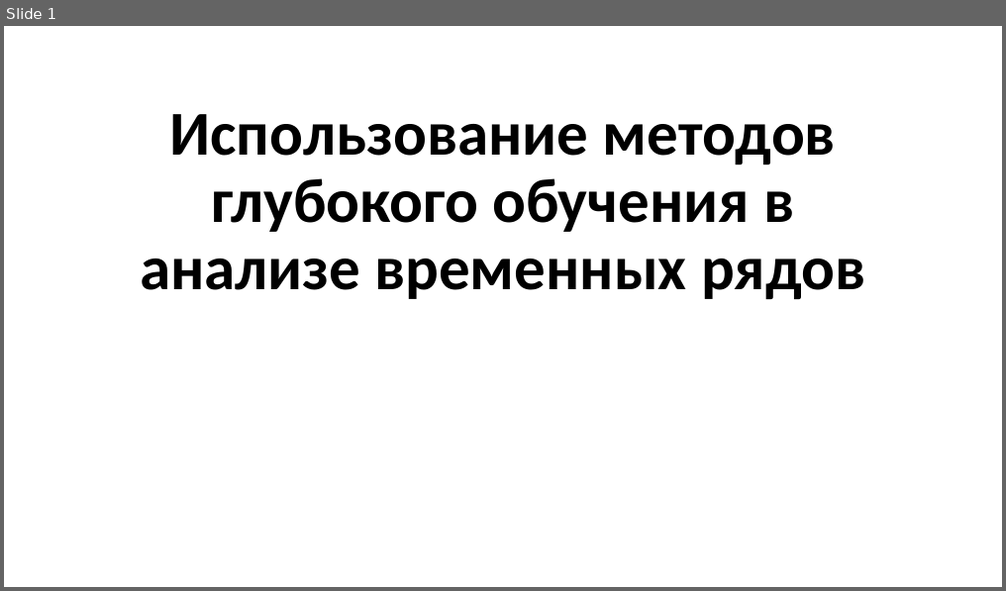
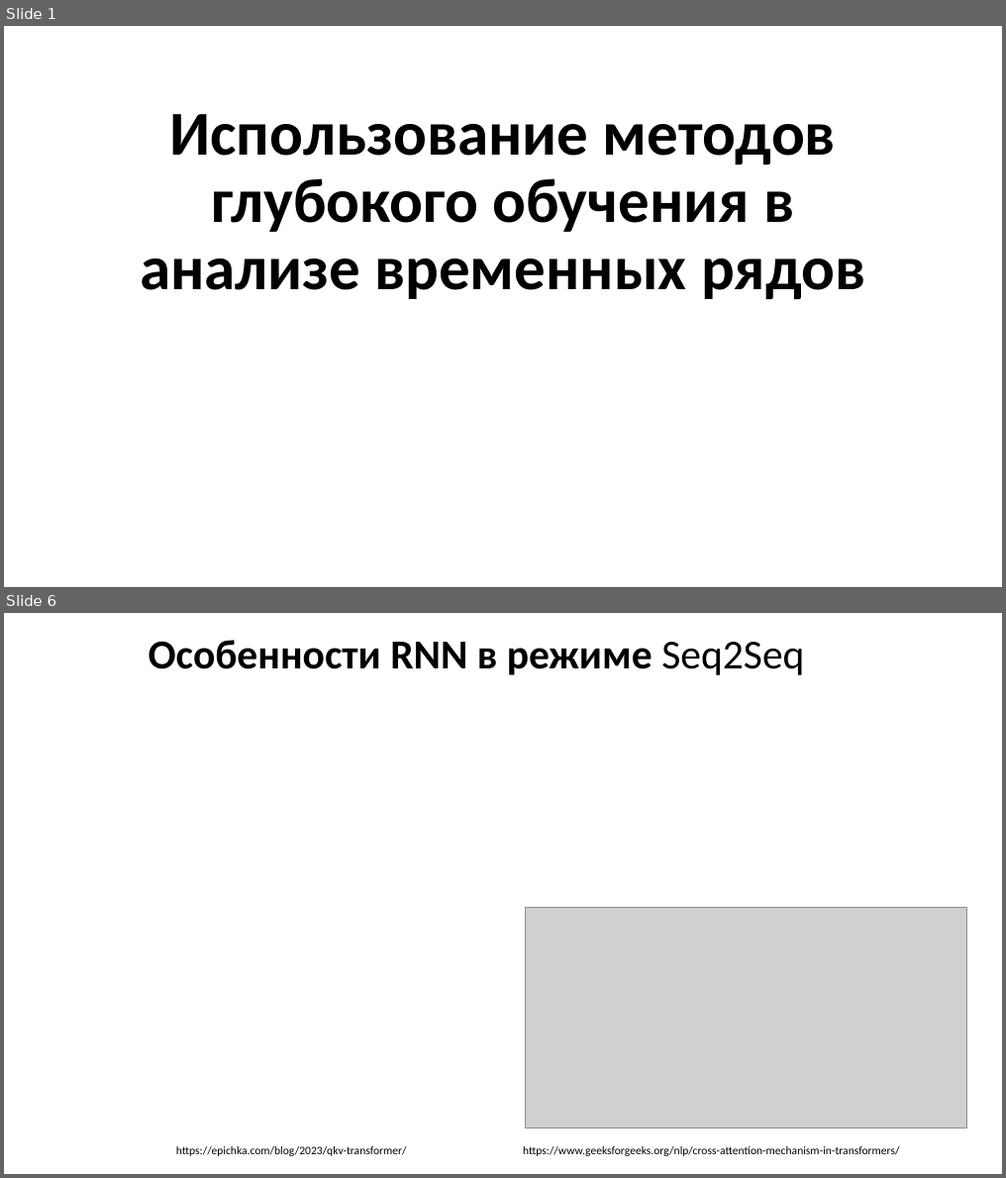
Before and after one commit to MVRonkin/TimeSeriesCourse, a slide deck: 2025/LEC/07-3 Transformers.pptx. Shown one above the other, each under a label of ours: slide 1 before the commit, slides 1 and 6 after it; the slides between them are not shown. The pictures are 1006x591 and 1006x1178 pixels, drawn with LibreOffice and Linux fonts; fonts in the diff are those of the drawing; grey boxes stand for pictures. Boxes give left, top, right and bottom in pixels: in the first picture for what was removed or moved away, otherwise in the second. Text is boxed around its words. In the diff, an @@ line names an element or a change of style, - is before the commit and + after.

```diff
--- a/2025/LEC/07-3 Transformers.pptx
+++ b/2025/LEC/07-3 Transformers.pptx
@@ slide 6 added at [4,613,1002,1174], background #FFFFFF @@
@@ title added at [149,640,804,675], 39.6 pt, text #000000, bold @@
+Особенности RNN в режиме Seq2Seq
@@ picture added at [526,907,967,1128] @@
@@ text added at [176,1147,407,1157], 11 pt, text #000000 @@
+https://epichka.com/blog/2023/qkv-transformer/
@@ text added at [523,1147,899,1157], 11 pt, text #000000 @@
+https://www.geeksforgeeks.org/nlp/cross-attention-mechanism-in-transformers/
```
Also in this commit, not shown: 2 slides changed, 11 other slides added, 37 slides removed.
